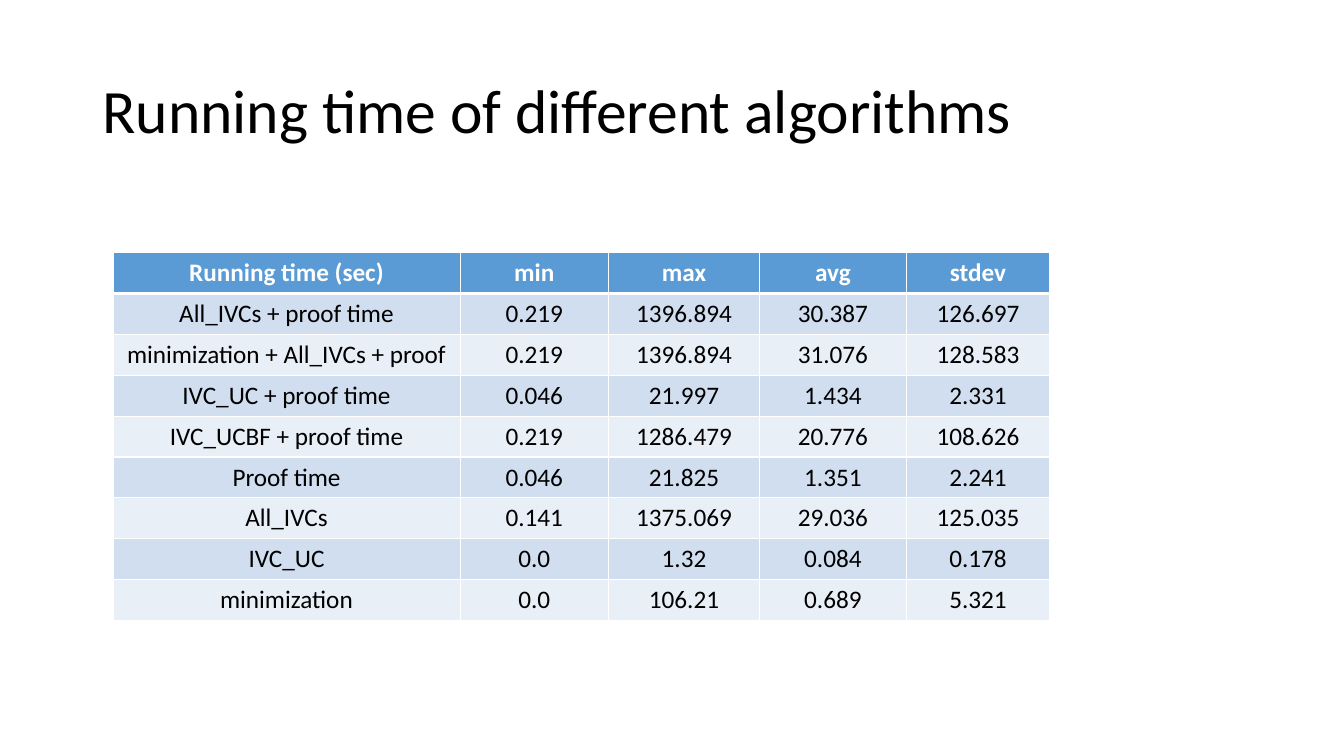
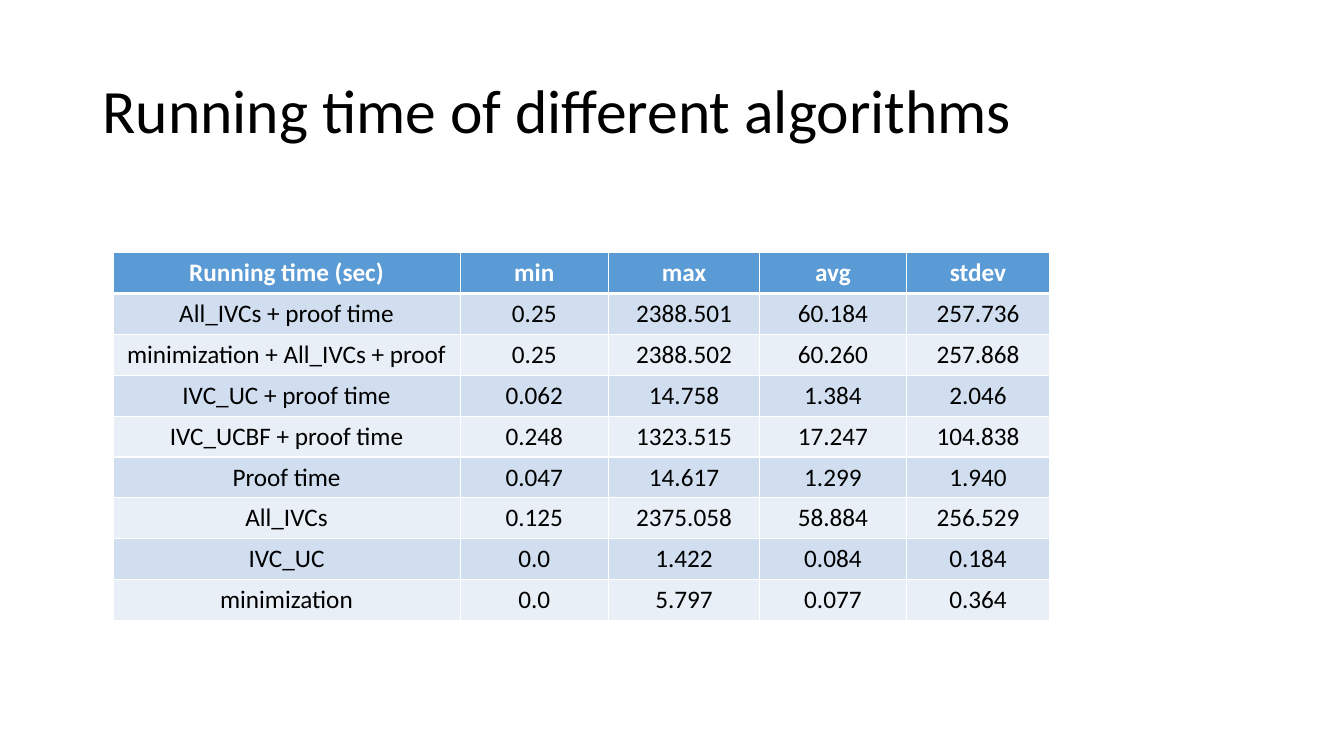
Before and after one commit to elaghs/Working, a slide deck: slide 5 of all_ivcs/experiments/experimental_results/Experimental Results.pptx. Drawn at 1344x756 pixels with LibreOffice and Linux fonts; fonts in the diff are those of the drawing. Boxes give left, top, right and bottom in pixels: in the first picture for what was removed or moved away, otherwise in the second. Text is boxed around its words. In the diff, an @@ line names an element or a change of style, - is before the commit and + after.

Commit message:
update the experimental results after changing ucbf & timeout

```diff
--- a/all_ivcs/experiments/experimental_results/Experimental Results.pptx
+++ b/all_ivcs/experiments/experimental_results/Experimental Results.pptx
@@ table at (113, 253, 1050, 621) @@
-row 2: All_IVCs + proof time | 0.219 | 1396.894 | 30.387 | 126.697
+row 2: All_IVCs + proof time | 0.25 | 2388.501 | 60.184 | 257.736
-row 3: minimization + All_IVCs + proof | 0.219 | 1396.894 | 31.076 | 128.583
+row 3: minimization + All_IVCs + proof | 0.25 | 2388.502 | 60.260 | 257.868
-row 4: IVC_UC + proof time | 0.046 | 21.997 | 1.434 | 2.331
+row 4: IVC_UC + proof time | 0.062 | 14.758 | 1.384 | 2.046
-row 5: IVC_UCBF + proof time | 0.219 | 1286.479 | 20.776 | 108.626
+row 5: IVC_UCBF + proof time | 0.248 | 1323.515 | 17.247 | 104.838
-row 6: Proof time | 0.046 | 21.825 | 1.351 | 2.241
+row 6: Proof time | 0.047 | 14.617 | 1.299 | 1.940
-row 7: All_IVCs | 0.141 | 1375.069 | 29.036 | 125.035
+row 7: All_IVCs | 0.125 | 2375.058 | 58.884 | 256.529
-row 8, column 3: 1.32
+row 8, column 3: 1.422
-row 8, column 5: 0.178
+row 8, column 5: 0.184
-row 9: minimization | 0.0 | 106.21 | 0.689 | 5.321
+row 9: minimization | 0.0 | 5.797 | 0.077 | 0.364
```
Also in this commit, not shown: 2 other slides changed, 39 other files.
